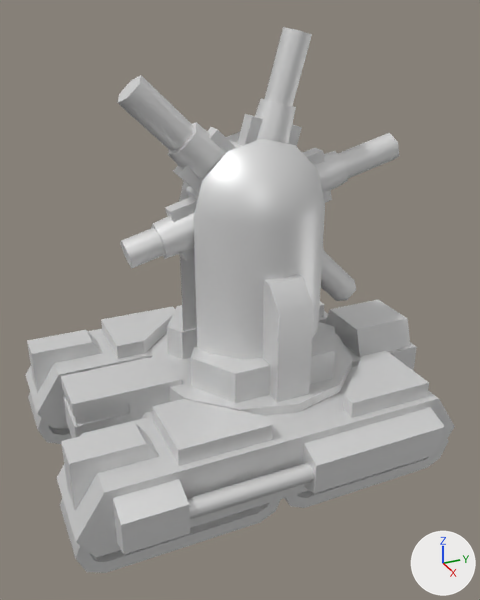
Renders of the glTF model glb/cortrem.glb from each side of a commit.
Both versions are drawn from a 50 mm camera at (75.8, -32.1, 60.2) aimed at (2.3, 1.0, 23.4). Lighting does not change. The marker at lower right points along +X, +Y and +Z. The first picture is the older version.

Names of what the first picture shows: 'barrel1', 'barrel2', 'barrel3', 'barrel4', 'barrel5', 'base', 'sleeve1', 'sleeve2', 'sleeve3', 'sleeve4', 'spindle', 'turret'.
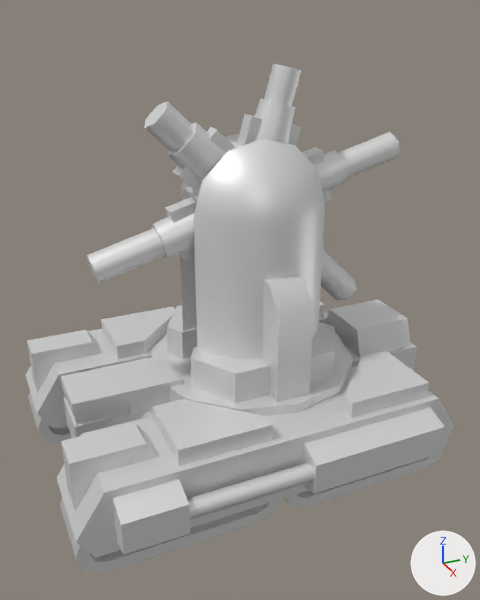
Where the change shows, as pixel boxes [x1, y1, x2, y2] in the pictures (480 x 600 px):
'barrel2', turned, moved: before [117, 75, 194, 151]; after [144, 101, 193, 152]
'spindle', turned: [165, 114, 332, 262] in both
'barrel1', turned, moved: before [120, 227, 165, 269]; after [87, 228, 166, 283]
'barrel3', turned, moved: before [264, 27, 312, 106]; after [264, 63, 301, 106]
'sleeve2', turned: before [168, 122, 226, 181]; after [168, 123, 226, 181]
'barrel4', turned: before [337, 133, 400, 178]; after [338, 132, 400, 178]
'sleeve3', turned: before [255, 99, 296, 144]; after [255, 98, 296, 144]
'sleeve1', turned: [151, 213, 195, 259] in both
'barrel5', turned: before [321, 251, 356, 301]; after [321, 251, 357, 301]
'sleeve4', turned: before [314, 151, 348, 193]; after [314, 150, 348, 193]
'sleeve5', turned (mostly hidden): before [322, 249, 325, 259]; after [322, 247, 325, 259]

Edits to the bpy script that builds the scene:
```text
Change ob_spindle:
    ob_spindle.rotation_euler: (0.257, 0.0, 0.0) -> (0.262, 0.0, 0.0)  # degrees (15, 0, 0)
Change ob_barrel1:
    ob_barrel1.location: (0.0, 4.461, 0.0) -> (0.0, 0.0, 0.0)
Change ob_barrel2:
    ob_barrel2.location: (0.0, 0.0792, -0.132) -> (0.0, 2.231, -3.717)
Change ob_barrel3:
    ob_barrel3.location: (0.0, -0.0686, -0.114) -> (0.0, -2.231, -3.717)
```
